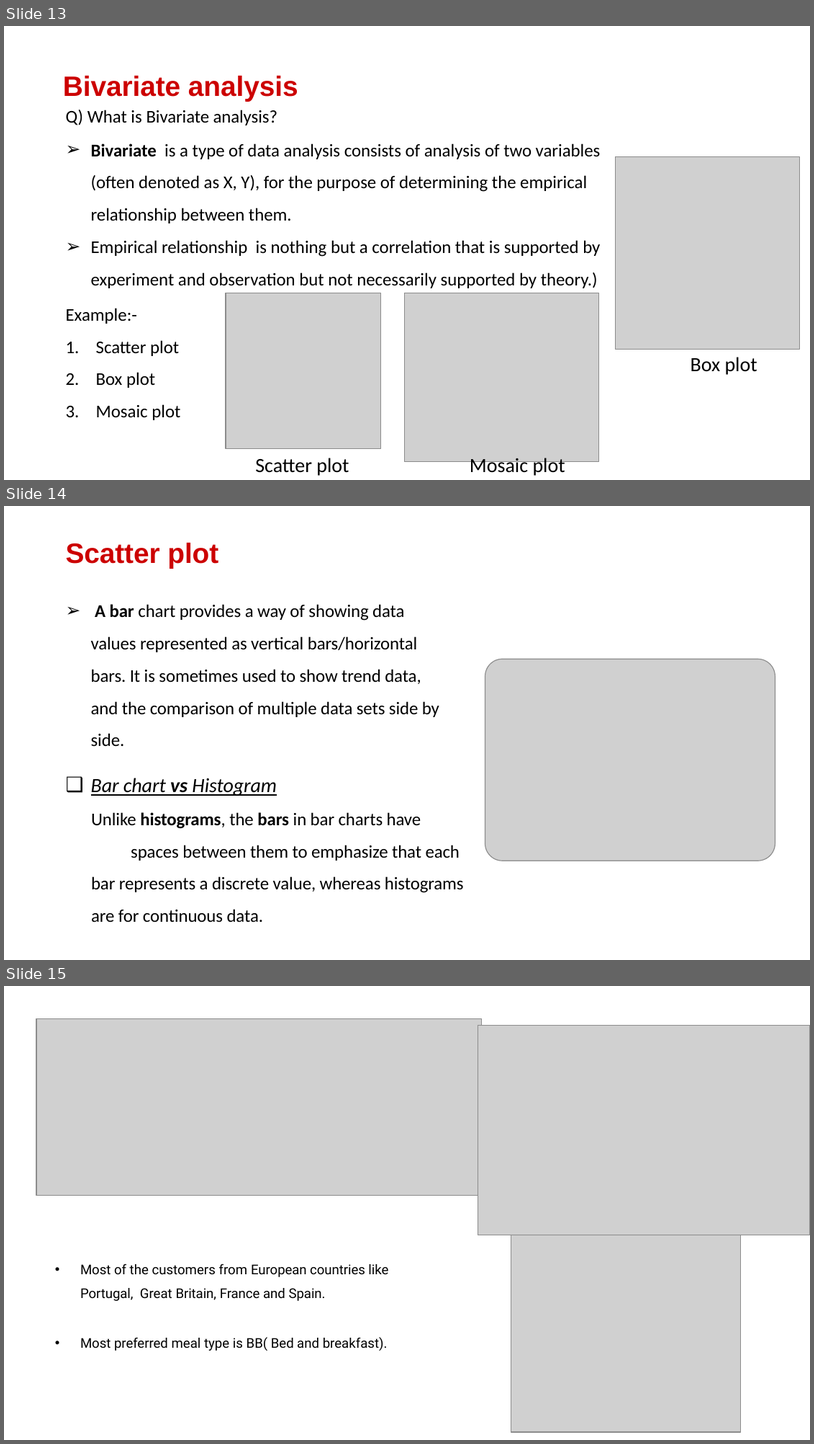
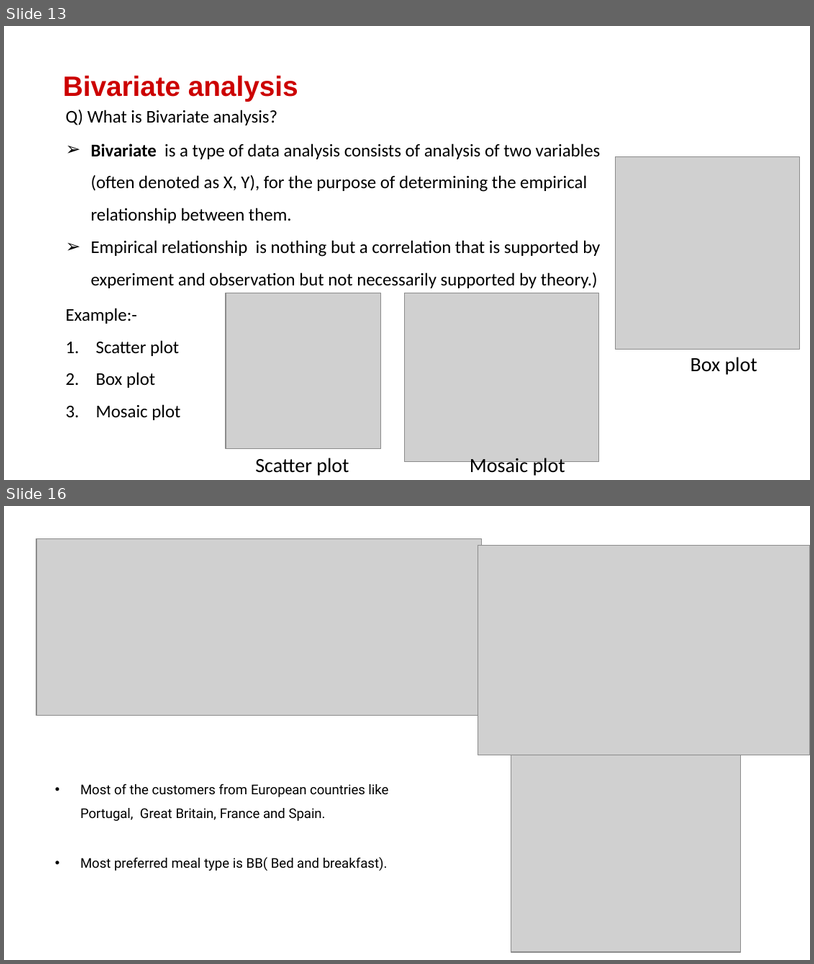
Before and after one commit to kuresh02/Hotel_Booking_EDA, a slide deck: Dfordata_eda_powerpoint.pptx. Shown one above the other, each under a label of ours: slides 13, 14 and 15 before the commit, slides 13 and 16 after it; the slides between them are not shown. The pictures are 814x1444 and 814x964 pixels, drawn with LibreOffice and Linux fonts; fonts in the diff are those of the drawing; grey boxes stand for pictures; background and template pictures are left out. Boxes give left, top, right and bottom in pixels: in the first picture for what was removed or moved away, otherwise in the second. Text is boxed around its words. In the diff, an @@ line names an element or a change of style, - is before the commit and + after.

Commit message:
Update to Box plot

```diff
--- a/Dfordata_eda_powerpoint.pptx
+++ b/Dfordata_eda_powerpoint.pptx
@@ slide 14 removed at [4, 506, 810, 960], background #FFFFFF @@
@@ text removed at [66, 542, 219, 568] @@
-Scatter plot
@@ text removed at [91, 604, 440, 746] @@
-➢ A bar chart provides a way of showing data values represented as vertical bars/horizontal bars. It is sometimes used to show trend data, and the comparison of multiple data sets side by side.
@@ picture removed at [486, 659, 776, 861] @@
@@ text removed at [91, 777, 464, 922] @@
-❑ Bar chart vs Histogram
-Unlike histograms, the bars in bar charts have spaces between them to emphasize that each bar represents a discrete value, whereas histograms are for continuous data.
@@ what was slide 15 is now slide 16 @@
```
Also in this commit, not shown: 2 slides added.
